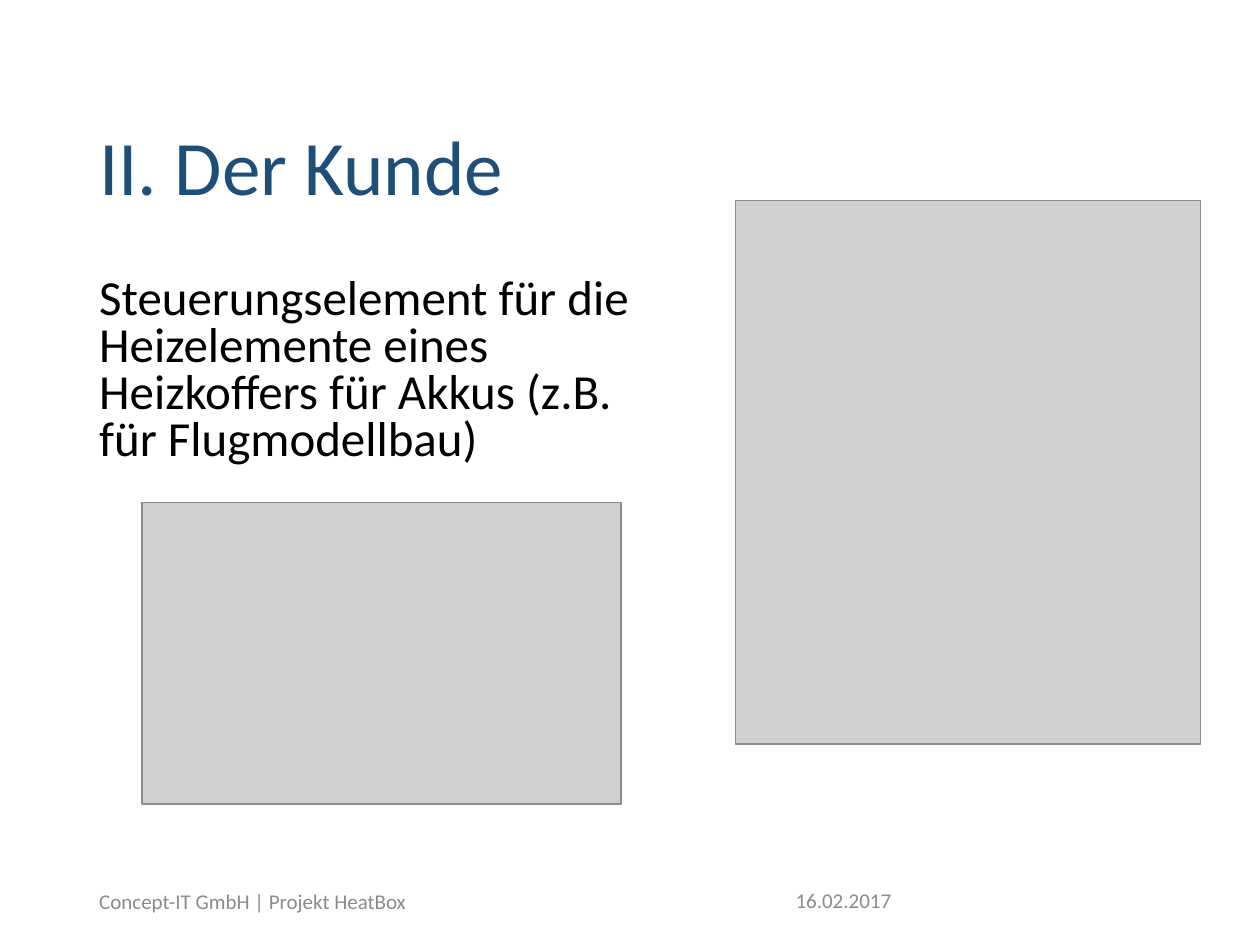
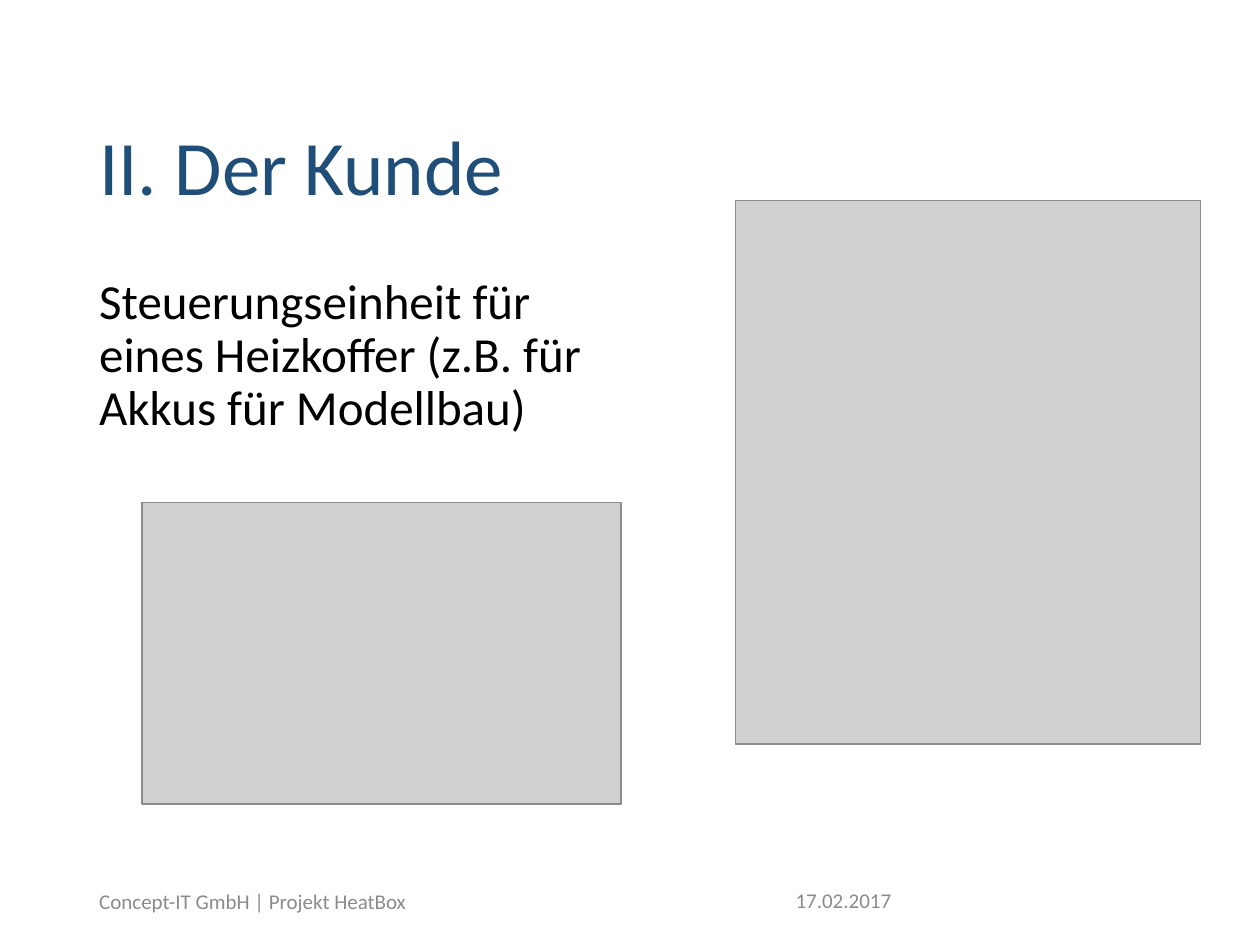
Before and after one commit to skern95/kerngeschaeft, a slide deck: slide 5 of PräsoHeatBoxDoku.pptx. Drawn at 1260x945 pixels with LibreOffice and Linux fonts; fonts in the diff are those of the drawing; grey boxes stand for pictures; background and template pictures are left out. Boxes give left, top, right and bottom in pixels: in the first picture for what was removed or moved away, otherwise in the second. Text is boxed around its words. In the diff, an @@ line names an element or a change of style, - is before the commit and + after.

Commit message:
V1.3

```diff
--- a/PräsoHeatBoxDoku.pptx
+++ b/PräsoHeatBoxDoku.pptx
@@ text at [99, 285, 581, 432]: text changed @@
-Steuerungselement für die Heizelemente eines Heizkoffers für Akkus (z.B. für Flugmodellbau)
+Steuerungseinheit für eines Heizkoffer (z.B. für Akkus für Modellbau)
@@ text at [796, 894, 892, 908]: text changed @@
-16.02.2017
+17.02.2017
```
Also in this commit, not shown: 12 other slides changed.
